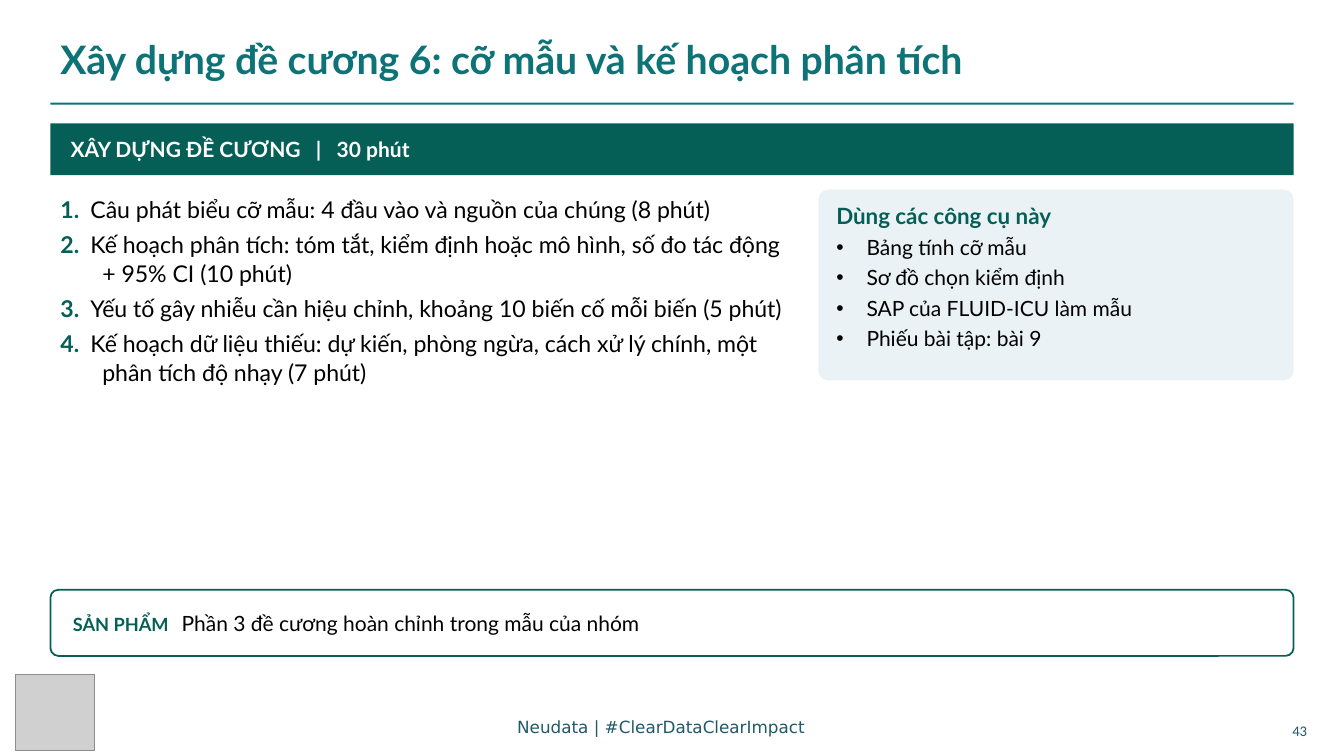
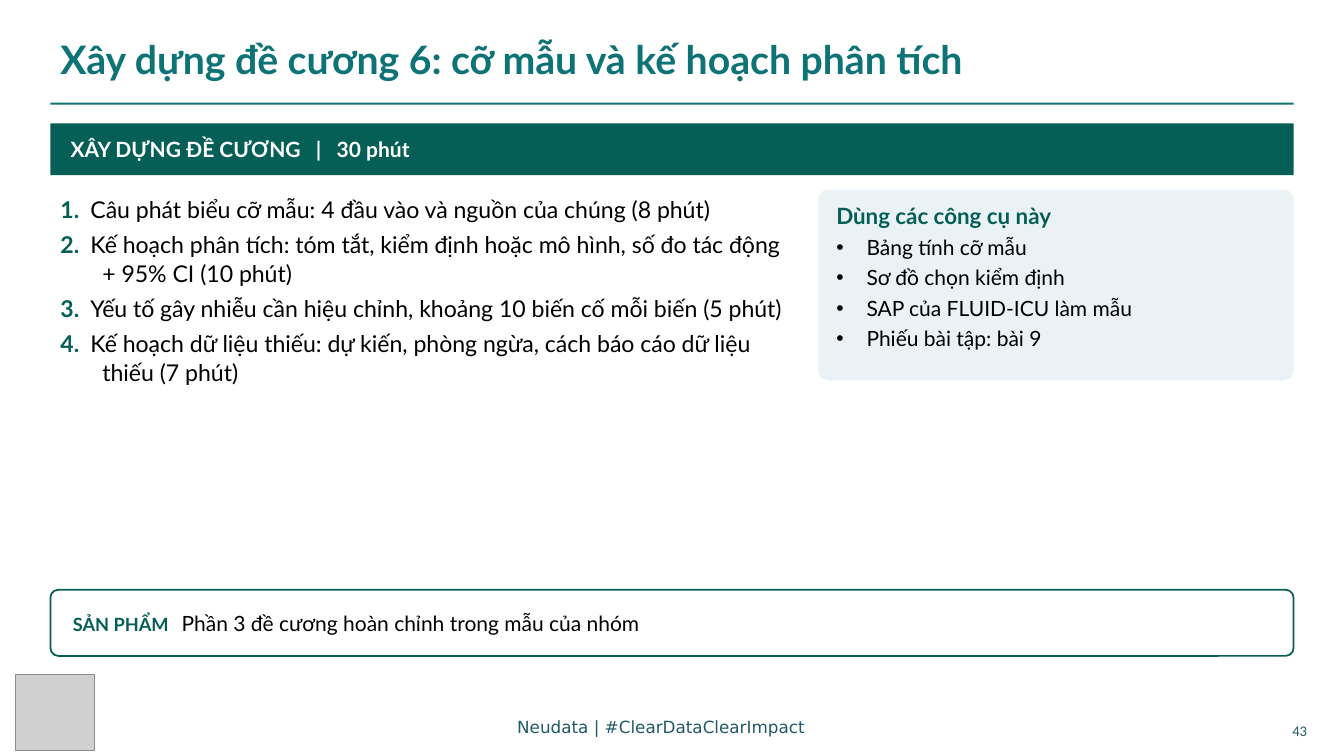
Before and after one commit to neu-data/FoundationsofClinicalResearch, a slide deck: slide 43 of vi/files/slides/Session_6_VN.pptx. Drawn at 1344x756 pixels with LibreOffice and Linux fonts; fonts in the diff are those of the drawing; grey boxes stand for pictures. Boxes give left, top, right and bottom in pixels: in the first picture for what was removed or moved away, otherwise in the second. Text is boxed around its words. In the diff, an @@ line names an element or a change of style, - is before the commit and + after.

```diff
--- a/vi/files/slides/Session_6_VN.pptx
+++ b/vi/files/slides/Session_6_VN.pptx
@@ text at (60, 333, 750, 385): text changed @@
-4. Kế hoạch dữ liệu thiếu: dự kiến, phòng ngừa, cách xử lý chính, một phân tích độ nhạy (7 phút)
+4. Kế hoạch dữ liệu thiếu: dự kiến, phòng ngừa, cách báo cáo dữ liệu thiếu (7 phút)
```
Also in this commit, not shown: 2 other slides changed, 25 other files.
